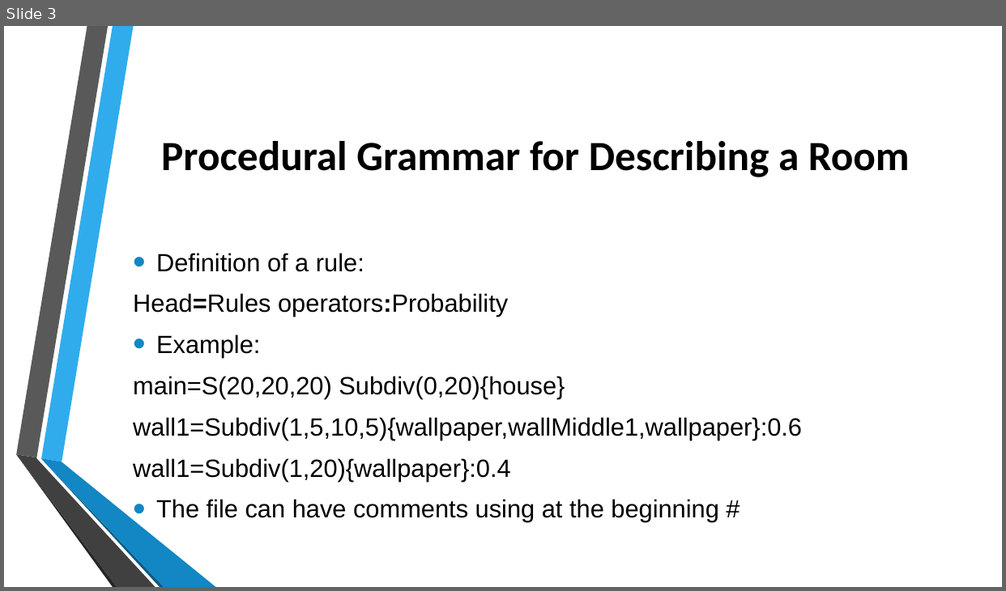
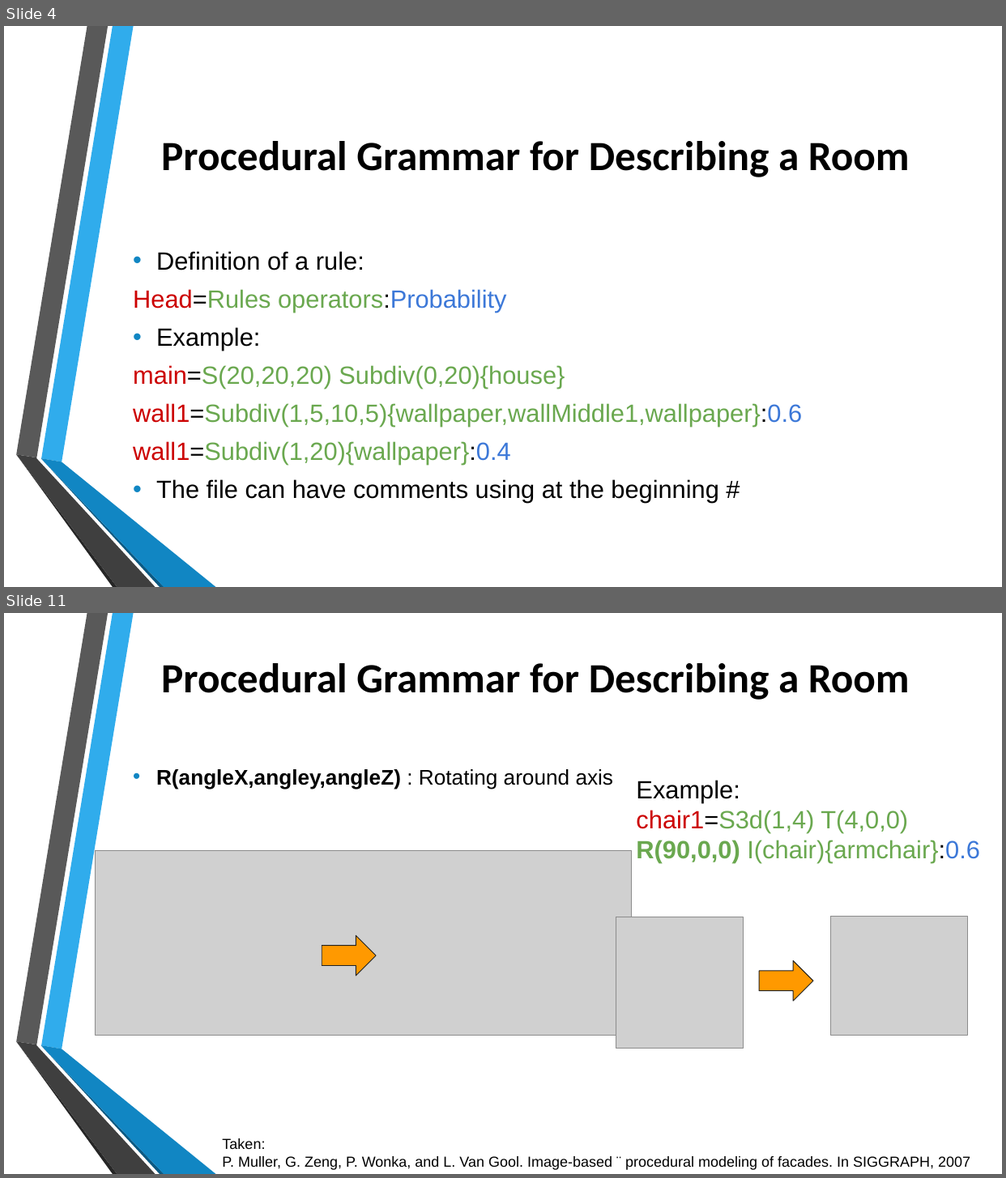
Before and after one commit to jtrillos/ProceduralModelingProject, a slide deck: Final Presentation.pptx. Shown one above the other, each under a label of ours: slide 3 before the commit, slides 4 and 11 after it; the slides between them are not shown. The pictures are 1006x591 and 1006x1178 pixels, drawn with LibreOffice and Linux fonts; fonts in the diff are those of the drawing; grey boxes stand for pictures; background and template pictures are left out. Boxes give left, top, right and bottom in pixels: in the first picture for what was removed or moved away, otherwise in the second. Text is boxed around its words. In the diff, an @@ line names an element or a change of style, - is before the commit and + after.

```diff
--- a/Final Presentation.pptx
+++ b/Final Presentation.pptx
@@ slide 11 added at [4,613,1002,1174], background picture (left out); not listed: 6 template elements that a slide beside it also shows @@
@@ title added at [161,663,910,700], 40 pt, text #000000, bold @@
+Procedural Grammar for Describing a Room
@@ text added at [156,769,614,790], 20.4 pt, text #000000, bold @@
+• R(angleX,angley,angleZ) : Rotating around axis
@@ text added at [636,780,980,862], 24 pt, text #6AA84F @@
+Example:
+chair1=S3d(1,4) T(4,0,0) R(90,0,0) I(chair){armchair}:0.6
@@ picture added at [96,850,632,1036] @@
@@ picture added at [616,918,744,1050] @@
@@ picture added at [830,917,967,1036] @@
@@ right arrow added at [322,935,376,976], fill #FF9900, outline #212121 0.75 pt @@
@@ right arrow added at [760,961,813,1002], fill #FF9900, outline #212121 0.75 pt @@
@@ text added at [222,1139,970,1170], 14 pt, text #000000 @@
+Taken:
+P. Muller, G. Zeng, P. Wonka, and L. Van Gool. Image-based ¨ procedural modeling of facades. In SIGGRAPH, 2007
@@ what was slide 3 is now slide 4 @@
@@ slide 4 changed as well @@
@@ text "Definition of a rule:" at [133,251,802,503]: text colour #000000 to #CC0000 in "Head=Rules", "main=S(20,20,20)", "wall1=Subdiv(1,5,10,5){wallpaper,wallMiddle1,wallpaper}:0.6", "wall1=Subdiv(1,20){wallpaper}:0.4"; text colour #000000 to #6AA84F in "Head=Rules operators:Probability", "main=S(20,20,20) Subdiv(0,20){house}", "wall1=Subdiv(1,5,10,5){wallpaper,wallMiddle1,wallpaper}:0.6", "wall1=Subdiv(1,20){wallpaper}:0.4"; text colour #000000 to #3C78D8 in "operators:Probability", "wall1=Subdiv(1,5,10,5){wallpaper,wallMiddle1,wallpaper}:0.6", "wall1=Subdiv(1,20){wallpaper}:0.4"; bold off in "Head=Rules operators:Probability"; line spacing 1 to 0.9; less space between paragraphs; bullet colour #1287C3 to #1186C3 @@
@@ freeform shape at [16,455,155,587]: fill #404040 to #3F3F3F @@
@@ freeform shape at [41,459,164,587]: fill #0C5A82 to #0B5982 @@
@@ freeform shape at [41,459,216,587]: fill #1287C3 to #1186C3 @@
```
Also in this commit, not shown: 10 other slides changed, 8 other slides added, 1 slide removed.
